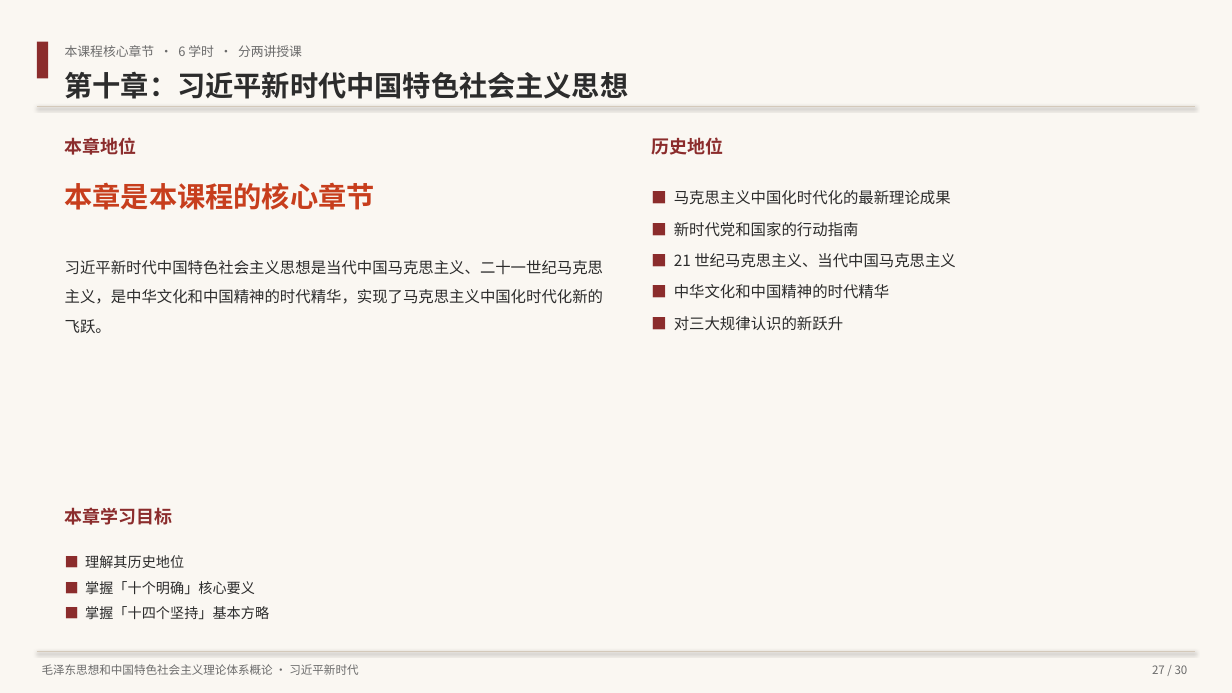
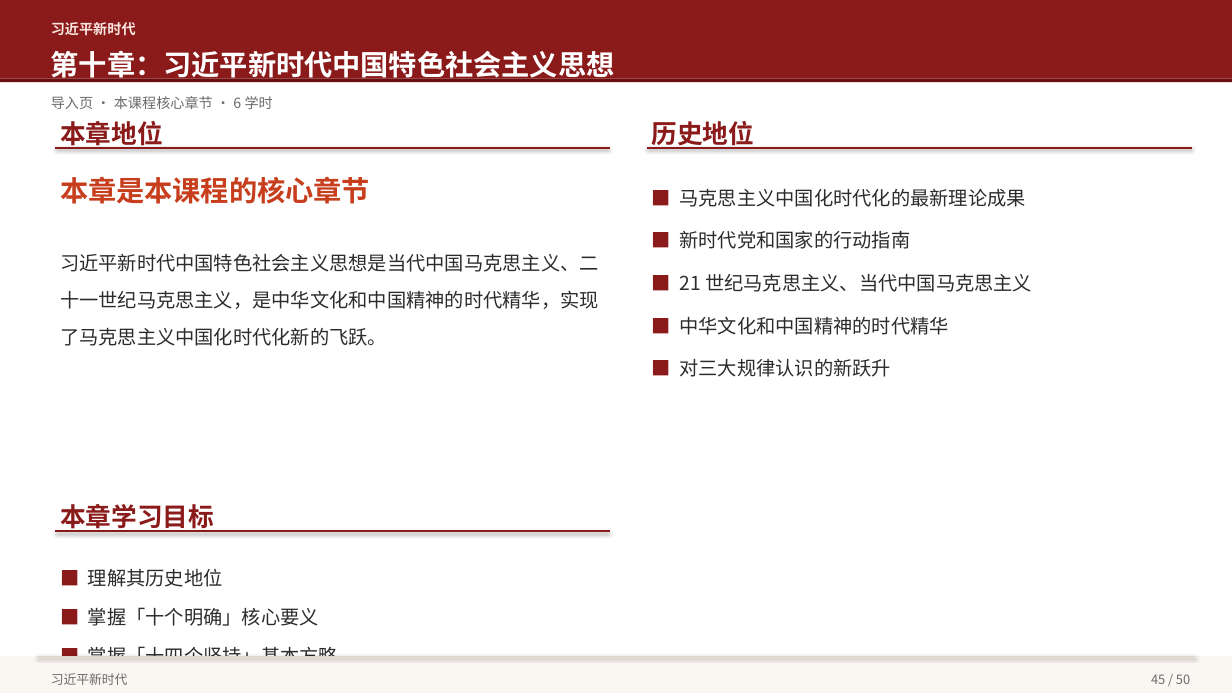
Before and after one commit to hsy358/obsidian-vault, a slide deck: slide 45 of 03-资源/PPT/毛泽东思想和中国特色社会主义理论体系概论 教学大纲概览.pptx (slide 27 before the commit). Drawn at 1232x693 pixels with LibreOffice and Linux fonts; fonts in the diff are those of the drawing. Boxes give left, top, right and bottom in pixels: in the first picture for what was removed or moved away, otherwise in the second. Text is boxed around its words. In the diff, an @@ line names an element or a change of style, - is before the commit and + after.

```diff
--- a/03-资源/PPT/毛泽东思想和中国特色社会主义理论体系概论 教学大纲概览.pptx
+++ b/03-资源/PPT/毛泽东思想和中国特色社会主义理论体系概论 教学大纲概览.pptx
@@ rectangle removed at <box>0,0,1232,693</box> @@
@@ rectangle added at <box>0,0,1232,79</box>, fill #8B1A1A @@
@@ text added at <box>51,22,136,36</box>, 11 pt, text #FAE6E0, bold @@
+习近平新时代
@@ rectangle removed at <box>37,42,48,79</box> @@
@@ text "第十章：习近平新时代中国特色社会主义思想": place and size @@
-text "第十章：习近平新时代中国特色社会主义思想" at <box>65,71,629,99</box>
+text "第十章：习近平新时代中国特色社会主义思想" at <box>51,50,615,83</box>
@@ text "第十章：习近平新时代中国特色社会主义思想" at <box>51,50,615,83</box>: text colour #2C2C2C to #FFFFFF; line spacing 1.2 to 1.3 @@
@@ rectangle added at <box>0,79,1232,82</box>, fill #6B1010 @@
@@ line removed from (37, 106) to (1195, 106) @@
@@ text at <box>51,96,273,109</box>: text changed; size 10 to 11 pt @@
-本课程核心章节 · 6 学时 · 分两讲授课
+导入页 · 本课程核心章节 · 6 学时
@@ size 14 to 20 pt, text colour #8B2C2C to #8B1A1A; line spacing 1.2 to 1.3 in 3 elements at <box>60,504,214,532</box>, <box>651,121,754,149</box>, <box>60,121,163,149</box> @@
@@ text "本章地位": place and size @@
-text "本章地位" at <box>65,137,137,155</box>
+text "本章地位" at <box>60,121,163,149</box>
@@ text "历史地位": place and size @@
-text "历史地位" at <box>651,137,723,155</box>
+text "历史地位" at <box>651,121,754,149</box>
@@ line added from (55, 148) to (610, 148), #8B1A1A 1.5 pt @@
@@ line added from (647, 148) to (1192, 148), #8B1A1A 1.5 pt @@
@@ text "本章是本课程的核心章节" at <box>60,176,370,204</box>: line spacing 1.2 to 1.3 @@
@@ text "■ 马克思主义中国化时代化的最新理论成果" at <box>679,189,1032,377</box>: size 12 to 15 pt; text colour #8B2C2C to #8B1A1A in "■", "■", "■", "■" and 1 more places; line spacing 1.7 to 1.85 @@
@@ text "习近平新时代中国特色社会主义思想是当代中国马克思主义、二十一世纪马克思主义，是中华文化和中国精神的时代精华，实现了马克思 ...": place and size @@
-text "习近平新时代中国特色社会主义思想是当代中国马克思主义、二十一世纪马克思主义，是中华文化和中国精神的时代精华，实现了马克思 ..." at <box>65,260,603,333</box>
+text "习近平新时代中国特色社会主义思想是当代中国马克思主义、二十一世纪马克思主义，是中华文化和中国精神的时代精华，实现了马克思 ..." at <box>60,253,599,346</box>
@@ text "习近平新时代中国特色社会主义思想是当代中国马克思主义、二十一世纪马克思主义，是中华文化和中国精神的时代精华，实现了马克思 ..." at <box>60,253,599,346</box>: size 12 to 15 pt @@
@@ line added from (55, 531) to (610, 531), #8B1A1A 1.5 pt @@
@@ text "■ 理解其历史地位" at <box>88,569,338,657</box>: size 11 to 15 pt; text colour #8B2C2C to #8B1A1A in "■", "■", "■"; line spacing 1.5 to 1.7 @@
@@ rectangle added at <box>0,656,1232,693</box>, fill #FAF7F2 @@
@@ line moved from (37, 652) - (1195, 652) to (37, 656) - (1195, 656) @@
@@ line (37, 656) - (1195, 656): stroke #D4C9BA 0.75 pt to #E0D5C5 0.75 pt @@
@@ text at <box>51,673,128,685</box>: text changed; size 9 to 10 pt @@
-毛泽东思想和中国特色社会主义理论体系概论 · 习近平新时代
+习近平新时代
@@ text added at <box>1151,674,1190,684</box>, 10 pt, text #6B6B6B @@
+45 / 50
@@ text removed at <box>1152,665,1188,674</box> @@
-27 / 30
```
Also in this commit, not shown: 27 other slides changed, 23 slides added, 2 slides removed.
